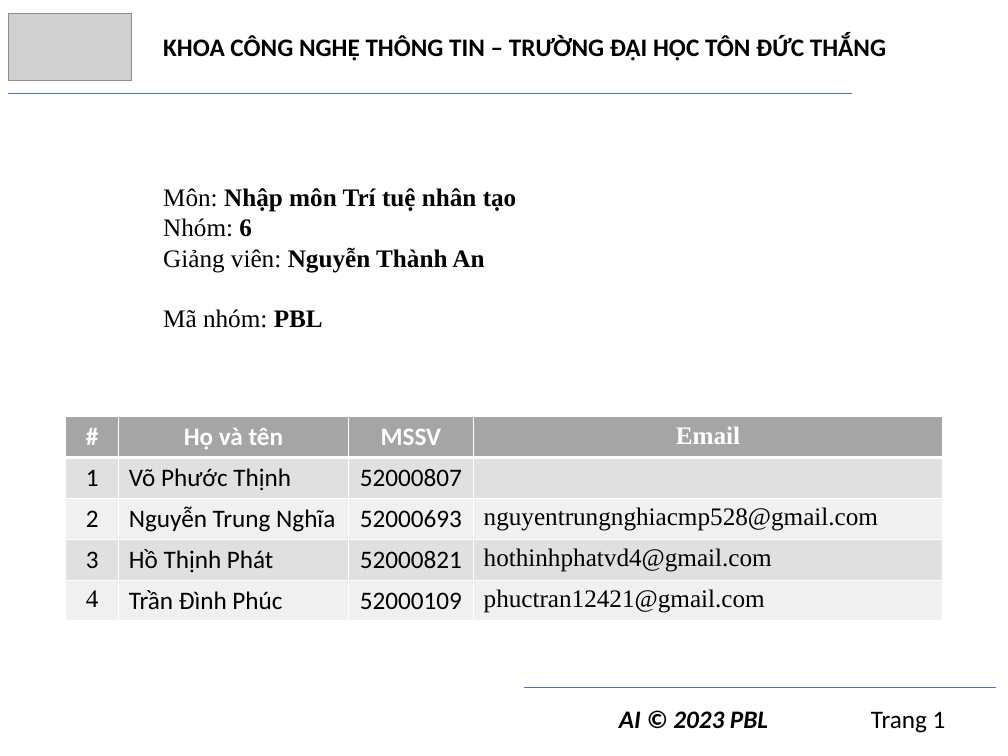
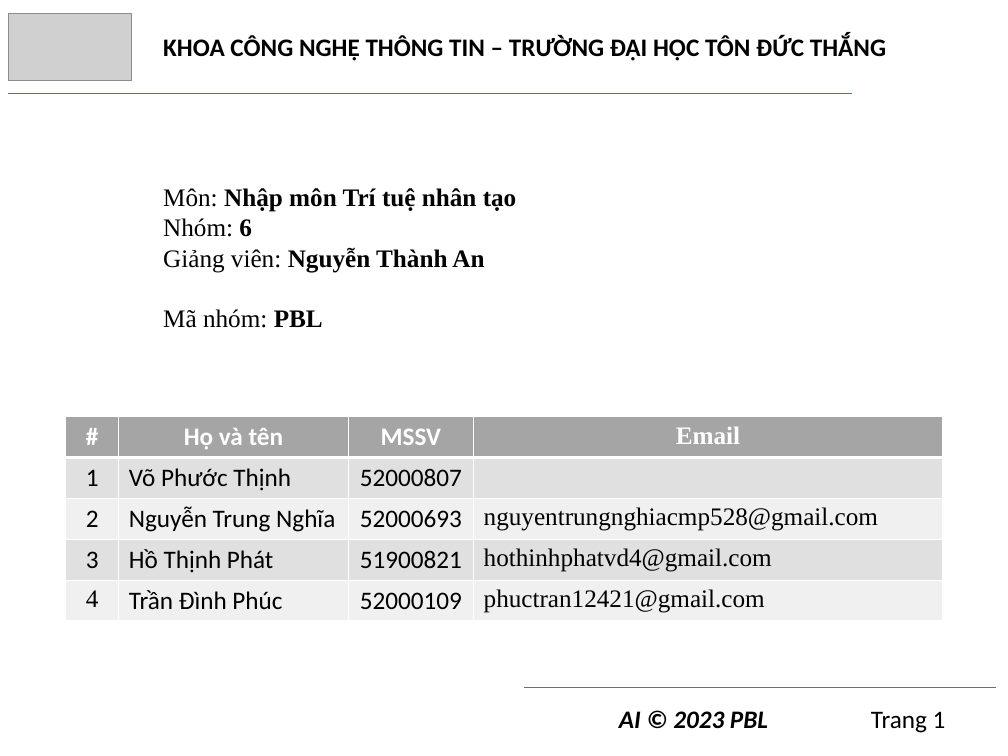
Before and after one commit to trngbro/AI, a slide deck: slide 1 of present/final/presentation.pptx. Drawn at 1008x756 pixels with LibreOffice and Linux fonts; fonts in the diff are those of the drawing; grey boxes stand for pictures. Boxes give left, top, right and bottom in pixels: in the first picture for what was removed or moved away, otherwise in the second. Text is boxed around its words. In the diff, an @@ line names an element or a change of style, - is before the commit and + after.

Commit message:
presentation

```diff
--- a/present/final/presentation.pptx
+++ b/present/final/presentation.pptx
@@ table at box(66, 416, 942, 621) @@
-row 4, column 3: 52000821
+row 4, column 3: 51900821
```
